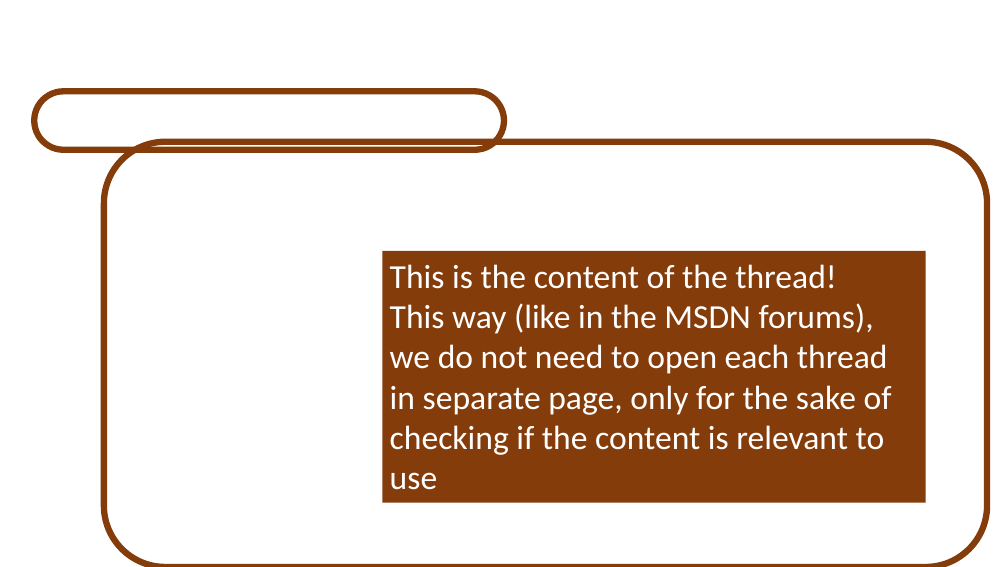
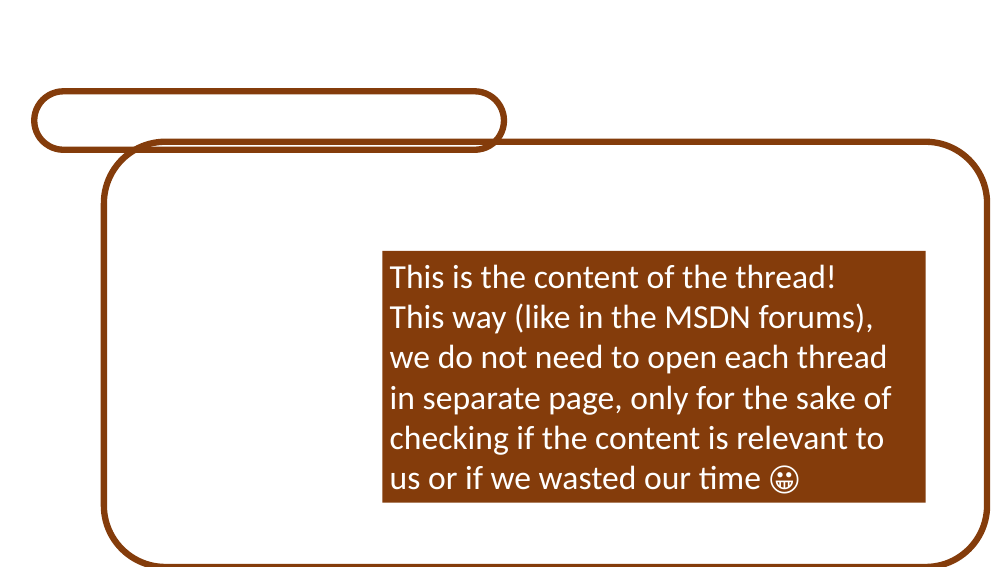
Before and after one commit to pituach/RonenArielyQaN, a slide deck: slide 14 of ShowHideContent/ShowHideContent.pptx. Drawn at 1008x567 pixels with LibreOffice and Linux fonts; fonts in the diff are those of the drawing; background and template pictures are left out. Boxes give left, top, right and bottom in pixels: in the first picture for what was removed or moved away, otherwise in the second. Text is boxed around its words. In the diff, an @@ line names an element or a change of style, - is before the commit and + after.

```diff
--- a/ShowHideContent/ShowHideContent.pptx
+++ b/ShowHideContent/ShowHideContent.pptx
@@ text in rectangle at [390, 303, 892, 490]: text changed @@
-This way (like in the MSDN forums), we do not need to open each thread in separate page, only for the sake of checking if the content is relevant to use
+This way (like in the MSDN forums), we do not need to open each thread in separate page, only for the sake of checking if the content is relevant to us or if we wasted our time 😀
```
Also in this commit, not shown: 1 other slide changed.
